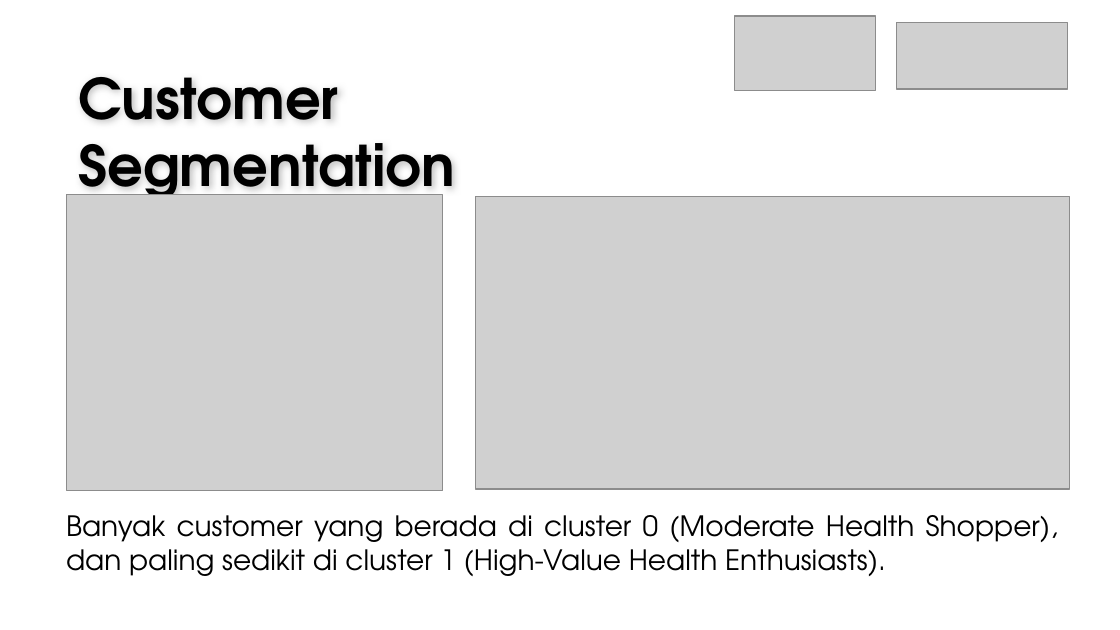
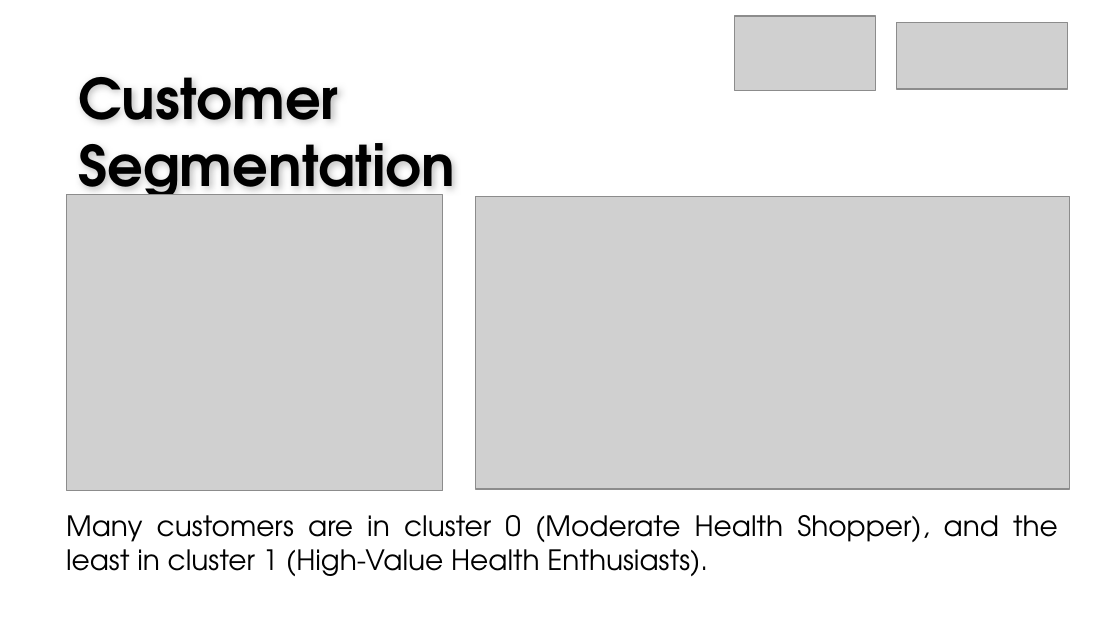
Before and after one commit to gisellehalim/kalbe-ds-vix-rakamin, a slide deck: slide 13 of Result Kalbe Nutritionals x Rakamin Academy.pptx. Drawn at 1120x630 pixels with LibreOffice and Linux fonts; fonts in the diff are those of the drawing; grey boxes stand for pictures; background and template pictures are left out. Boxes give left, top, right and bottom in pixels: in the first picture for what was removed or moved away, otherwise in the second. Text is boxed around its words. In the diff, an @@ line names an element or a change of style, - is before the commit and + after.

```diff
--- a/Result Kalbe Nutritionals x Rakamin Academy.pptx
+++ b/Result Kalbe Nutritionals x Rakamin Academy.pptx
@@ text at (66, 515, 1058, 576): text changed @@
-Banyak customer yang berada di cluster 0 (Moderate Health Shopper), dan paling sedikit di cluster 1 (High-Value Health Enthusiasts).
+Many customers are in cluster 0 (Moderate Health Shopper), and the least in cluster 1 (High-Value Health Enthusiasts).
```
Also in this commit, not shown: 12 other slides changed, 1 slide added, 1 slide removed.
